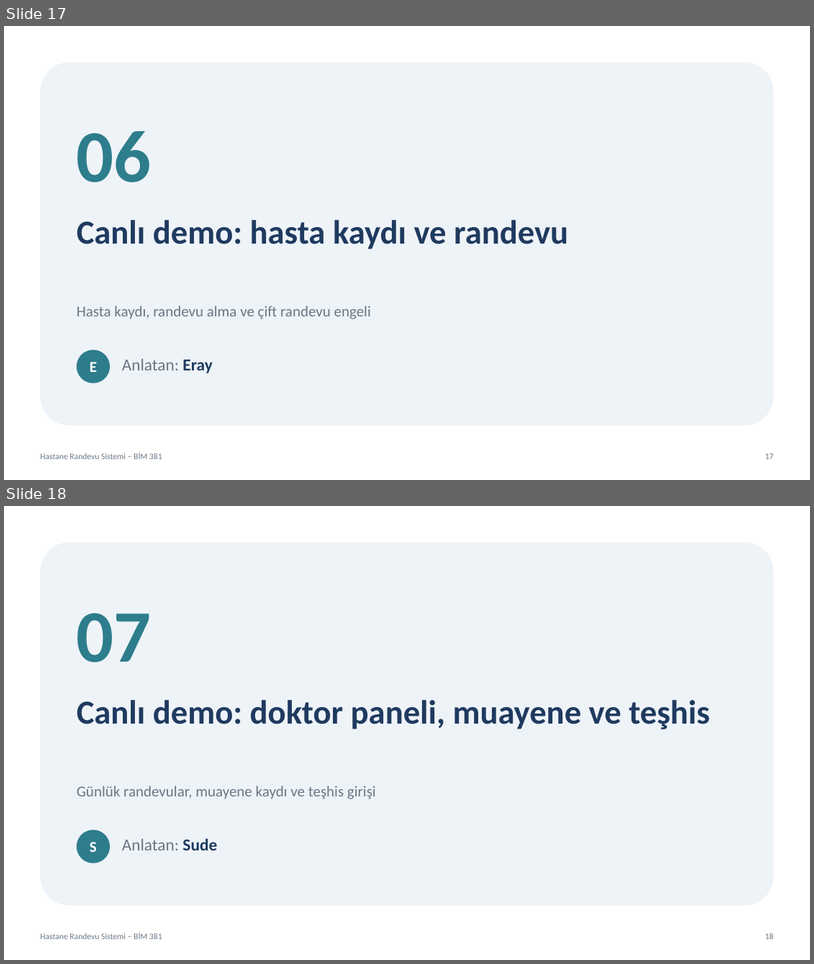
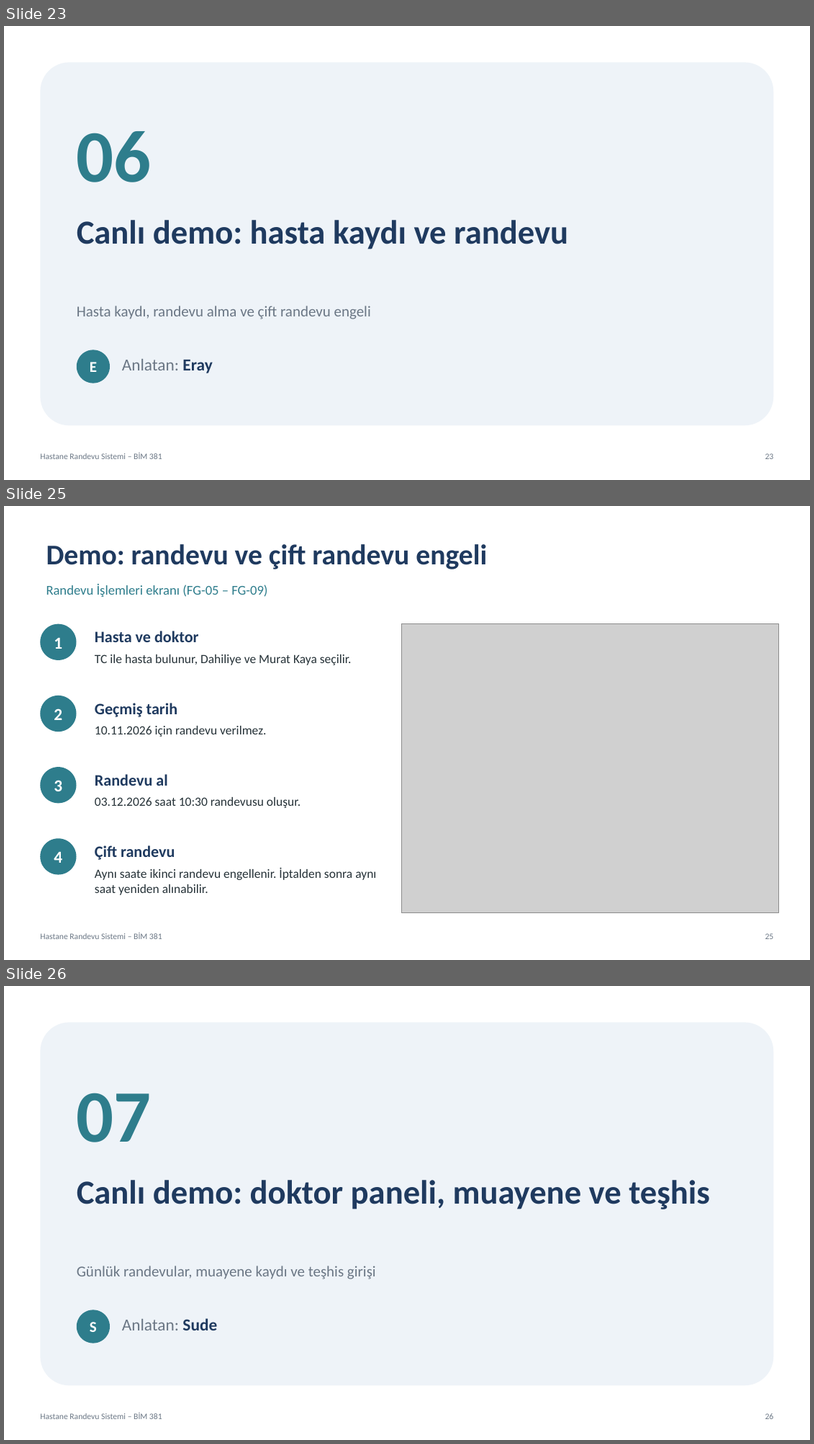
Before and after one commit to vliashenko6/hastane-randevu-sistemi, a slide deck: sunum/hastane_randevu_sunumu.pptx. Shown one above the other, each under a label of ours: slides 17 and 18 before the commit, slides 23, 25 and 26 after it; the slides between them are not shown. The pictures are 814x964 and 814x1444 pixels, drawn with LibreOffice and Linux fonts; fonts in the diff are those of the drawing; grey boxes stand for pictures. Boxes give left, top, right and bottom in pixels: in the first picture for what was removed or moved away, otherwise in the second. Text is boxed around its words. In the diff, an @@ line names an element or a change of style, - is before the commit and + after.

Commit message:
İlişkisel şema, sorgu ve hasta/randevu demo slaytları eklendi

```diff
--- a/sunum/hastane_randevu_sunumu.pptx
+++ b/sunum/hastane_randevu_sunumu.pptx
@@ slide 25 added at (x1=4, y1=506, x2=810, y2=960), background #FFFFFF; not listed: 2 template elements that a slide beside it also shows @@
@@ text added at (x1=46, y1=544, x2=487, y2=569), 34 pt, text #1F3A5F, bold @@
+Demo: randevu ve çift randevu engeli
@@ text added at (x1=46, y1=584, x2=268, y2=597), 16 pt, text #2E7D8C @@
+Randevu İşlemleri ekranı (FG-05 – FG-09)
@@ ellipse added at (x1=40, y1=624, x2=77, y2=660), fill #2E7D8C, 20 pt, text #FFFFFF, bold @@
+1
@@ text added at (x1=95, y1=631, x2=198, y2=642), 19 pt, text #1F3A5F, bold @@
+Hasta ve doktor
@@ picture added at (x1=401, y1=624, x2=779, y2=913) @@
@@ text added at (x1=95, y1=654, x2=352, y2=665), 15 pt, text #263238 @@
+TC ile hasta bulunur, Dahiliye ve Murat Kaya seçilir.
@@ ellipse added at (x1=40, y1=695, x2=77, y2=731), fill #2E7D8C, 20 pt, text #FFFFFF, bold @@
+2
@@ text added at (x1=95, y1=703, x2=178, y2=717), 19 pt, text #1F3A5F, bold @@
+Geçmiş tarih
@@ text added at (x1=95, y1=726, x2=266, y2=736), 15 pt, text #263238 @@
+10.11.2026 için randevu verilmez.
@@ ellipse added at (x1=40, y1=767, x2=77, y2=803), fill #2E7D8C, 20 pt, text #FFFFFF, bold @@
+3
@@ text added at (x1=95, y1=774, x2=167, y2=785), 19 pt, text #1F3A5F, bold @@
+Randevu al
@@ text added at (x1=95, y1=797, x2=301, y2=808), 15 pt, text #263238 @@
+03.12.2026 saat 10:30 randevusu oluşur.
@@ ellipse added at (x1=40, y1=838, x2=77, y2=875), fill #2E7D8C, 20 pt, text #FFFFFF, bold @@
+4
@@ text added at (x1=95, y1=845, x2=175, y2=860), 19 pt, text #1F3A5F, bold @@
+Çift randevu
@@ text added at (x1=95, y1=867, x2=376, y2=895), 15 pt, text #263238 @@
+Aynı saate ikinci randevu engellenir. İptalden sonra aynı saat yeniden alınabilir.
@@ what was slide 17 is now slide 23 @@
@@ page number at (x1=766, y1=453, x2=774, y2=459): text changed @@
-17
+23
@@ what was slide 18 is now slide 26 @@
@@ page number at (x1=766, y1=1413, x2=774, y2=1419): text changed @@
-18
+26
```
Also in this commit, not shown: 7 other slides added.
